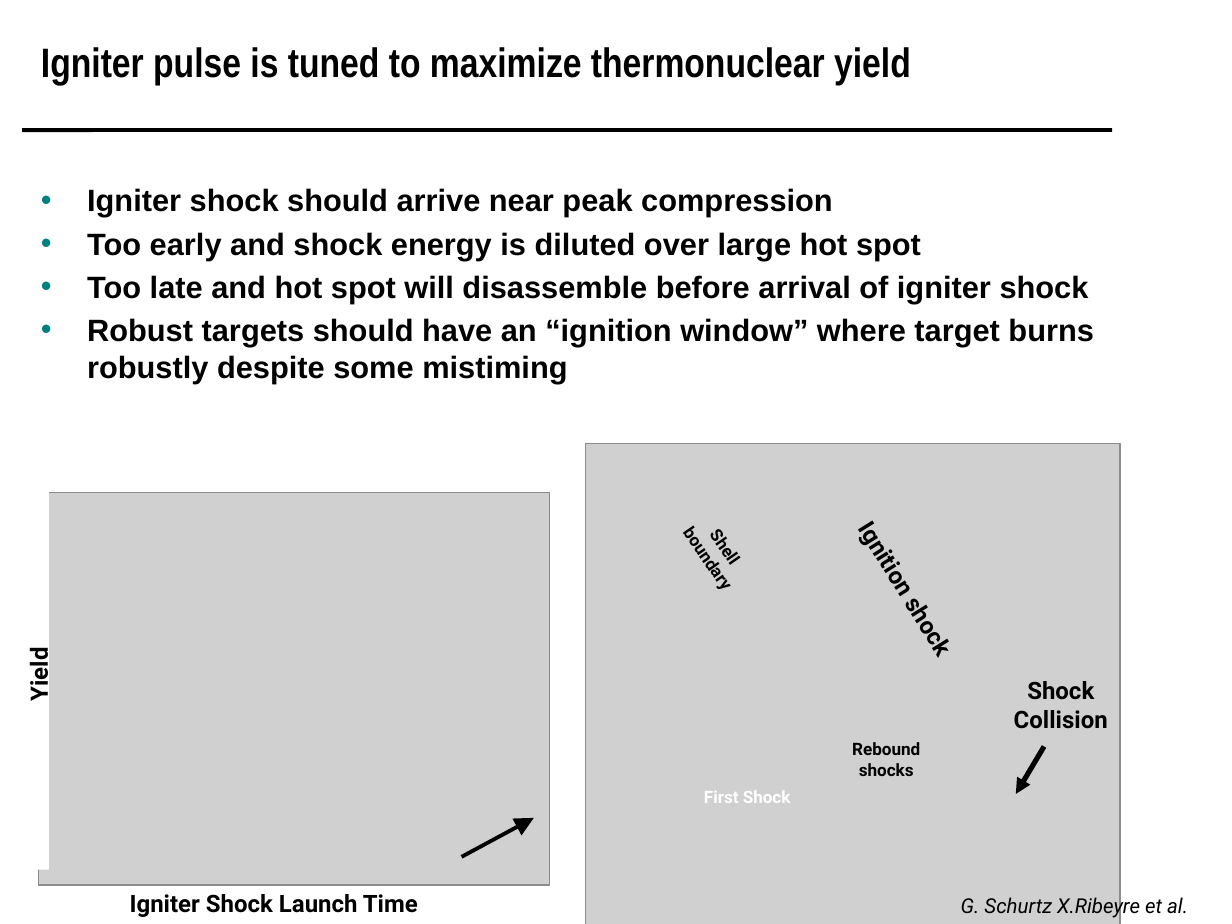
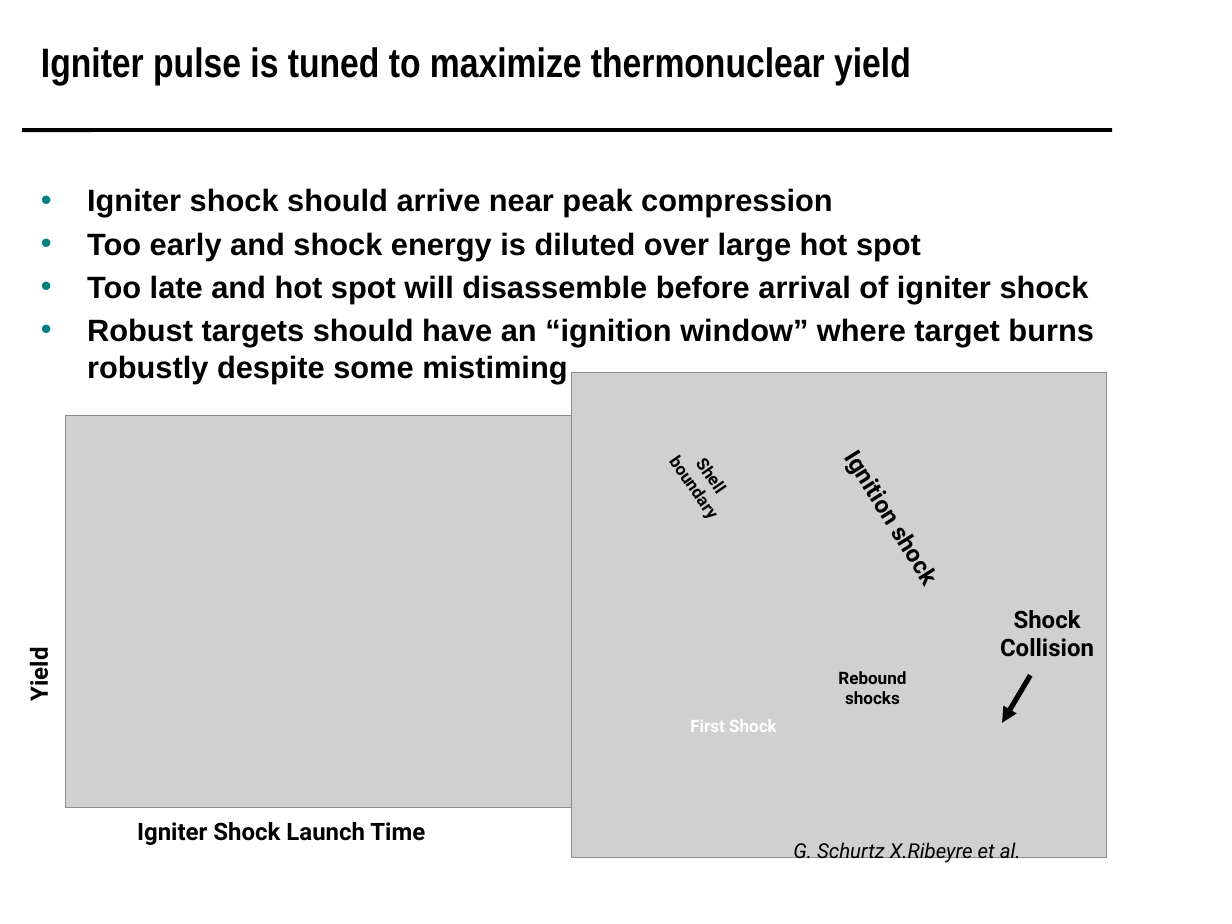
Before and after one commit to scipy-conference/scipy_proceedings, a slide deck: slide 22 of papers/koningterry/slides.pptx (slide 24 before the commit). Drawn at 1232x924 pixels with LibreOffice and Linux fonts; fonts in the diff are those of the drawing; grey boxes stand for pictures; background and template pictures are left out. Boxes give left, top, right and bottom in pixels: in the first picture for what was removed or moved away, otherwise in the second. Text is boxed around its words. In the diff, an @@ line names an element or a change of style, - is before the commit and + after.

```diff
--- a/papers/koningterry/slides.pptx
+++ b/papers/koningterry/slides.pptx
@@ picture moved from (x1=38, y1=493, x2=549, y2=885) to (x1=65, y1=415, x2=577, y2=807) @@
@@ 4 texts, 1 picture, 1 arrow moved together from (x1=585, y1=444, x2=1120, y2=924) to (x1=572, y1=372, x2=1106, y2=857) @@
@@ text "Igniter Shock Launch Time" moved from (x1=130, y1=894, x2=418, y2=917) to (x1=137, y1=822, x2=425, y2=845) @@
@@ arrow removed from (462, 856) to (533, 818) @@
@@ text "G. Schurtz X.Ribeyre et al." moved from (x1=961, y1=894, x2=1188, y2=919) to (x1=793, y1=842, x2=1021, y2=864) @@
```
Also in this commit, not shown: 6 other slides changed, 1 slide added, 3 slides removed.
